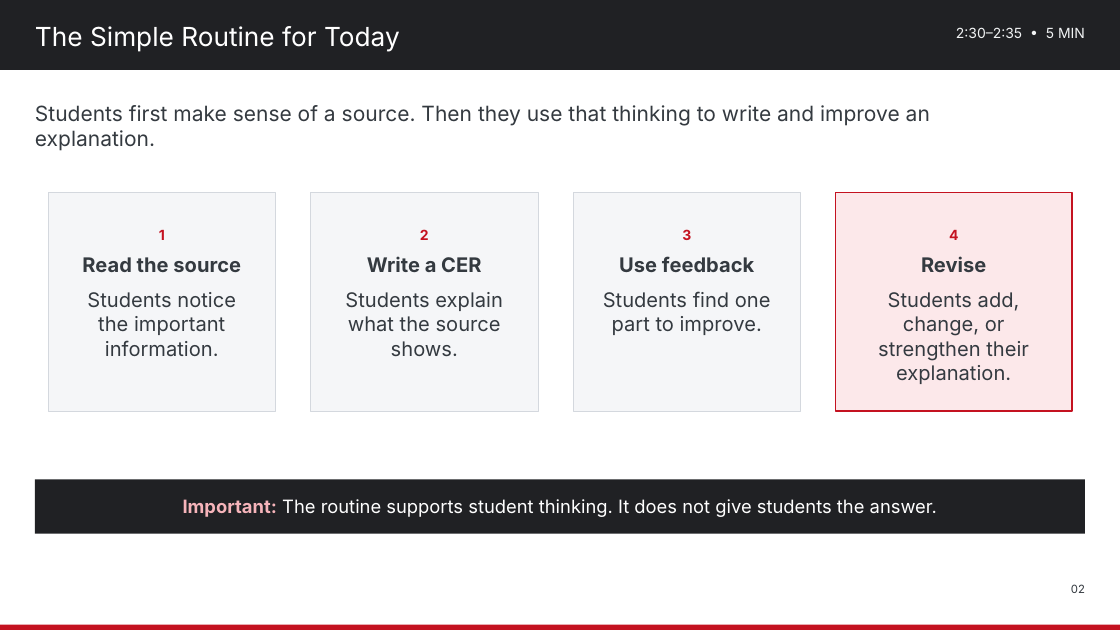
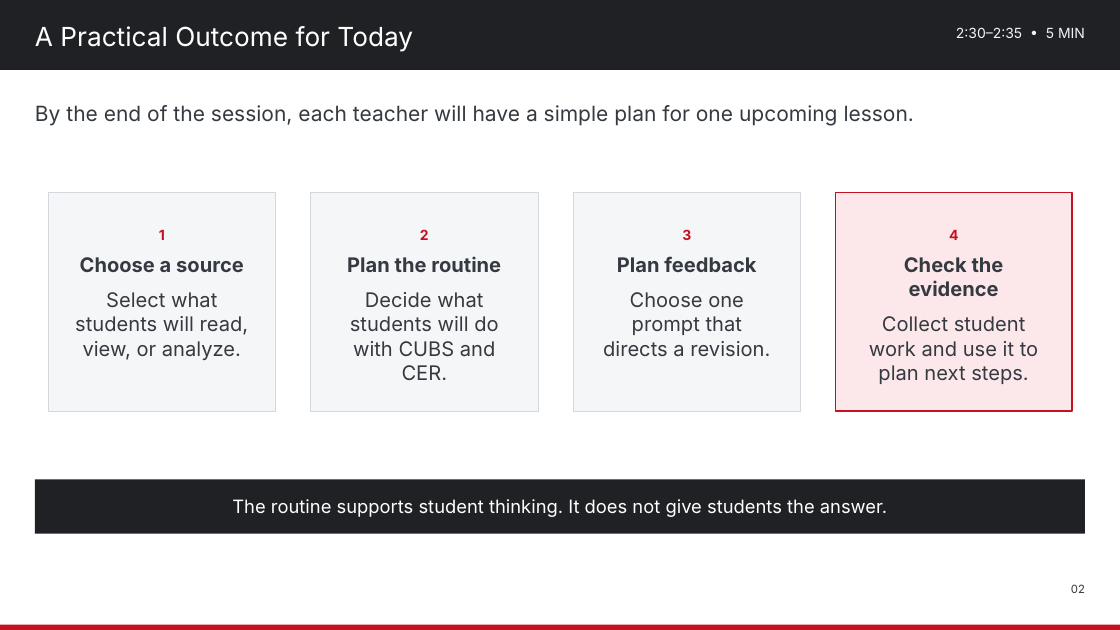
Before and after one commit to nbhs-science/nbhs-science, a slide deck: slide 2 of assets/plc/2026-10-28_Science_Department_PD_Strengthening_Science_Literacy.pptx. Drawn at 1120x630 pixels with LibreOffice and Linux fonts; fonts in the diff are those of the drawing. Boxes give left, top, right and bottom in pixels: in the first picture for what was removed or moved away, otherwise in the second. Text is boxed around its words. In the diff, an @@ line names an element or a change of style, - is before the commit and + after.

Commit message:
Refine Oct. 28 PD slides
Simplify all slides, add clearer teacher-facing wording, and retain the correct CER color key.

```diff
--- a/assets/plc/2026-10-28_Science_Department_PD_Strengthening_Science_Literacy.pptx
+++ b/assets/plc/2026-10-28_Science_Department_PD_Strengthening_Science_Literacy.pptx
@@ text at [35,26,413,52]: text changed @@
-The Simple Routine for Today
+A Practical Outcome for Today
@@ text at [35,105,914,126]: text changed @@
-Students first make sense of a source. Then they use that thinking to write and improve an explanation.
+By the end of the session, each teacher will have a simple plan for one upcoming lesson.
@@ text at [75,257,249,360]: text changed @@
-Read the source
-Students notice the important information.
+Choose a source
+Select what students will read, view, or analyze.
@@ text at [347,256,501,357]: text changed @@
-Write a CER
-Students explain what the source shows.
+Plan the routine
+Decide what students will do with CUBS and CER.
@@ text at [603,256,770,356]: text changed @@
-Use feedback
-Students find one part to improve.
+Plan feedback
+Choose one prompt that directs a revision.
@@ text at [869,257,1038,384]: text changed @@
-Revise
-Students add, change, or strengthen their explanation.
+Check the evidence
+Collect student work and use it to plan next steps.
@@ text at [232,499,887,517]: text changed @@
-Important: The routine supports student thinking. It does not give students the answer.
+The routine supports student thinking. It does not give students the answer.
```
Also in this commit, not shown: 8 other slides changed.
